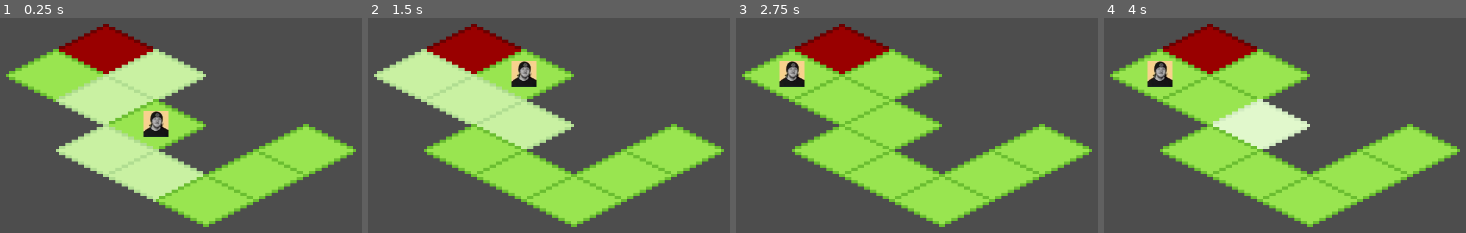
Above: before the commit, frames 1-4 (left to right).
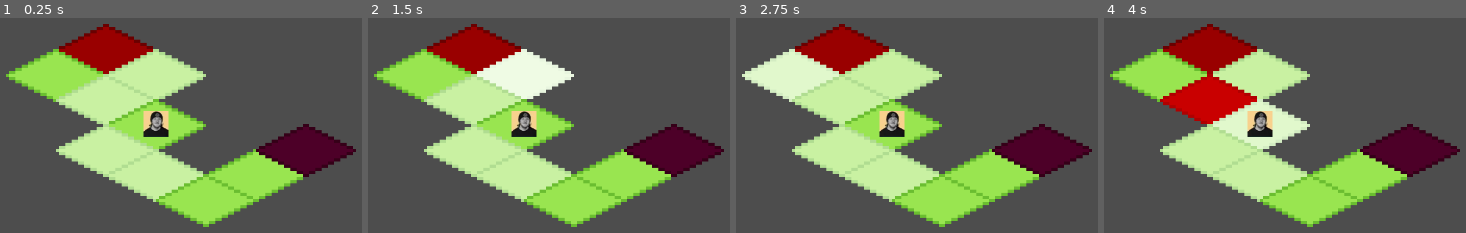
Above: after the commit, the same moments.

Repository: ckuras/GMTK-2023-Fire-Fighter
Game: Godot game, scene res://Scenes/main.tscn
The game is run twice, just before and just after one commit, with the same random seed, the same clock (stepped at 60 frames per second) and the same inputs.
Inputs (mouse positions are in pixels of both pictures, inside the frame that each line leads up to):
- Up to frame 1 (0.25 s): no input
- Up to frame 2 (1.5 s): tap Enter at 0.5 s; move the mouse to (472, 48) at 0.52 s; click (472, 48) at 0.67 s; tap Space at 1.25 s; move the mouse to (523, 73) at 1.27 s; click (523, 73) at 1.42 s
- Up to frame 3 (2.75 s): tap Enter at 2 s; move the mouse to (790, 73) at 2.02 s; click (790, 73) at 2.17 s
- Up to frame 4 (4 s): tap Space at 2.75 s; move the mouse to (1208, 99) at 2.77 s; click (1208, 99) at 2.92 s; tap Enter at 3.5 s; move the mouse to (1259, 123) at 3.52 s; click (1259, 123) at 3.67 s

The runs differ from the first frame. In frame 1, 3.7% of the frame differs, in the area x 70-99%, y 49-74%; in frame 2, 21%; in frame 3, 22%, in the area x 1-99%, y 14-86%; in frame 4, 19%.

Commit message:
swap left and right click

Diff:
--- a/Scenes/board.tscn
+++ b/Scenes/board.tscn
@@ -50,3 +50,4 @@
 [node name="Tile10" parent="Tiles" instance=ExtResource("1_kkxld")]
 position = Vector2(64, 32)
 tile_id = 3
+tile_state = 2
--- a/Scripts/tile.gd
+++ b/Scripts/tile.gd
@@ -187,19 +187,7 @@
 		handle_right_mouse_up()
 
 func handle_left_mouse_down(event: InputEventMouseButton):
-	var can_player_move = game_state.player_moves_remaining > 0
-	var can_player_reach_this_tile = can_player_reach
-	var is_player_turn = game_state.active_turn == game_state.Turn.Player
-	var can_move_to_tile = can_player_move and can_player_reach_this_tile and is_player_turn
-
-	if can_move_to_tile: move_player_to_tile()
-
-	previous_left_clicked = true
-
-func handle_left_mouse_up():
-	previous_left_clicked = false
-
-func handle_right_mouse_down(event: InputEventMouseButton):
+#func handle_right_mouse_down(event: InputEventMouseButton):
 	var does_player_have_charges = game_state.player_fire_charge_count > 0
 	var can_be_lit_on_fire = (
 		does_player_have_charges and
@@ -212,7 +200,24 @@
 		emit_signal("change_tile_state", TileState.Fire)
 		game_state.player_fire_charge_count -= 1
 
+	previous_left_clicked = true
+
+func handle_right_mouse_down(event: InputEventMouseButton):
+#func handle_left_mouse_down(event: InputEventMouseButton):
+	var can_player_move = game_state.player_moves_remaining > 0
+	var can_player_reach_this_tile = can_player_reach
+	var is_player_turn = game_state.active_turn == game_state.Turn.Player
+	var can_move_to_tile = can_player_move and can_player_reach_this_tile and is_player_turn
+
+	if can_move_to_tile: move_player_to_tile()
+
 	previous_right_clicked = true
+
+func handle_left_mouse_up():
+	previous_left_clicked = false
+
+func handle_right_mouse_up():
+	previous_right_clicked = false
 
 func is_flammable() -> bool:
 	return tile_state != TileState.Fire
@@ -221,9 +226,6 @@
 	for tile in get_cardinal_neighbors():
 		if tile.has_player: return true
 	return false
-
-func handle_right_mouse_up():
-	previous_right_clicked = false
 
 func move_player_to_tile():
 	game_state.player_tile_id = tile_id
